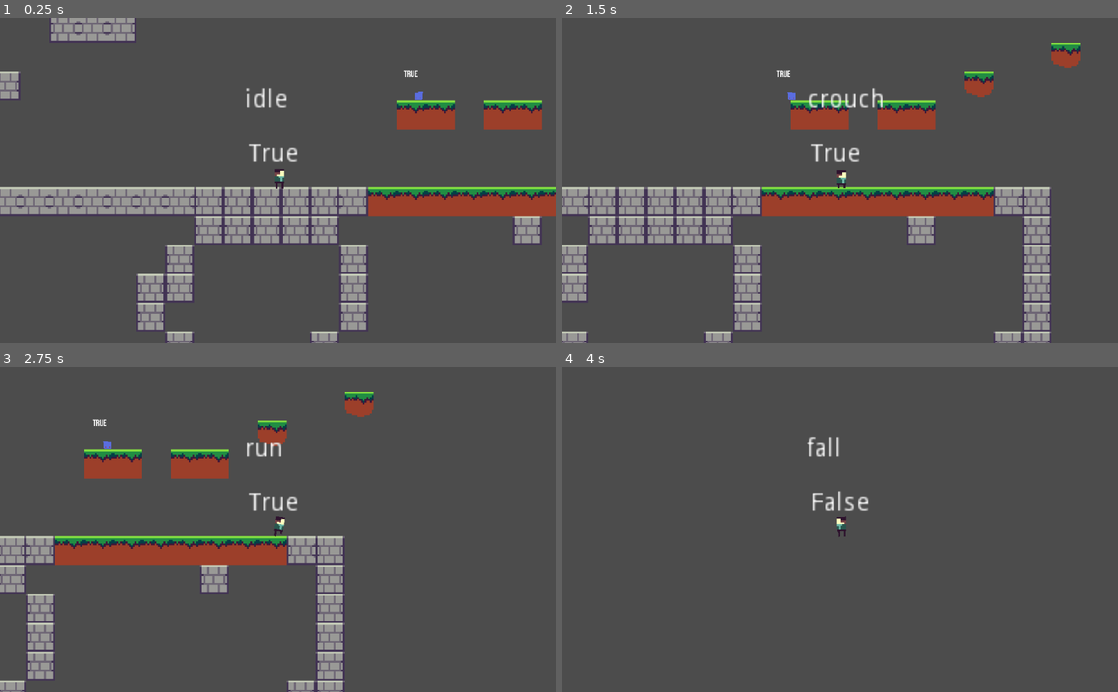
Above: before the commit, frames 1-4 (two rows, left to right).
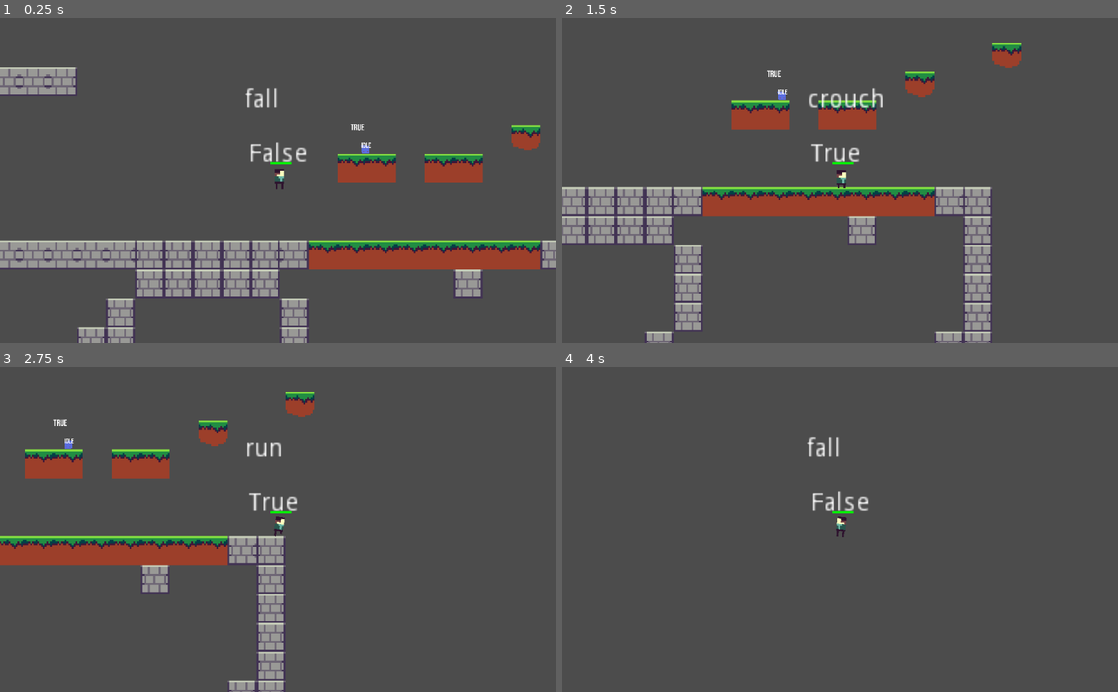
Above: after the commit, the same moments.

Repository: moothodical/platformer
Game: Godot game, scene res://Scenes/World.tscn
Two runs of this game, one before a commit and one after it. Both use one fixed random seed, a clock stepped at 60 frames per second and the inputs below.
Inputs:
- Up to frame 1 (0.25 s): no input
- Up to frame 2 (1.5 s): hold Right (move_right) 0.53-1.28 s; tap Z (jump) at 0.77 s; hold Down (down) from 1.28 s (still down)
- Up to frame 3 (2.75 s): tap Z (jump) at 1.52 s; release Down (down) at 2.03 s; hold Right (move_right) from 2.03 s (still down)
- Up to frame 4 (4 s): tap Z (jump) at 3.02, 3.77 s; release Right (move_right) at 3.53 s; hold Left (move_left) from 3.53 s (still down)

The runs differ from the first frame. In frame 1, 33% of the frame differs, in the area x 0-100%, y 0-100%; in frame 2, 19%; in frame 3, 15%; in frame 4, less than 0.1%.

Commit message:
did lots of things
enemy stuff

added health bar to palyer

Diff:
--- a/Scenes/Blob.tscn
+++ b/Scenes/Blob.tscn
@@ -1,18 +1,55 @@
-[gd_scene load_steps=7 format=2]
+[gd_scene load_steps=10 format=2]
 
 [ext_resource path="res://Art/blob.png" type="Texture" id=1]
 [ext_resource path="res://Scripts/BlobFSM.gd" type="Script" id=2]
 [ext_resource path="res://Scripts/Blob.gd" type="Script" id=3]
 [ext_resource path="res://Fonts/BebasNeue-Regular.otf" type="DynamicFontData" id=4]
 
+[sub_resource type="Animation" id=5]
+resource_name = "attack"
+length = 0.3
+step = 0.05
+tracks/0/type = "value"
+tracks/0/path = NodePath("Sprite:scale")
+tracks/0/interp = 1
+tracks/0/loop_wrap = true
+tracks/0/imported = false
+tracks/0/enabled = true
+tracks/0/keys = {
+"times": PoolRealArray( 0, 0.15, 0.2, 0.3 ),
+"transitions": PoolRealArray( 1, 1, 1, 1 ),
+"update": 0,
+"values": [ Vector2( -3.5, 4.001 ), Vector2( -3.5, 2.601 ), Vector2( -3.5, 1.961 ), Vector2( -3.5, 4 ) ]
+}
+tracks/1/type = "value"
+tracks/1/path = NodePath("Sprite:position")
+tracks/1/interp = 1
+tracks/1/loop_wrap = true
+tracks/1/imported = false
+tracks/1/enabled = true
+tracks/1/keys = {
+"times": PoolRealArray( 0 ),
+"transitions": PoolRealArray( 1 ),
+"update": 0,
+"values": [ Vector2( 0, 0 ) ]
+}
+
+[sub_resource type="CircleShape2D" id=4]
+radius = 22.7216
+
 [sub_resource type="RectangleShape2D" id=1]
-extents = Vector2( 6.15029, 5.25525 )
+extents = Vector2( 7.6374, 5.54478 )
 
 [sub_resource type="DynamicFont" id=2]
 size = 50
 font_data = ExtResource( 4 )
 
+[sub_resource type="DynamicFont" id=3]
+size = 40
+font_data = ExtResource( 4 )
+
 [node name="Blob" type="KinematicBody2D"]
+scale = Vector2( 1, 1.02125 )
 collision_layer = 16
 collision_mask = 5
 script = ExtResource( 3 )
@@ -20,6 +57,7 @@
 [node name="Rig" type="Node2D" parent="."]
 
 [node name="AnimationPlayer" type="AnimationPlayer" parent="Rig"]
+anims/attack = SubResource( 5 )
 
 [node name="Sprite" type="Sprite" parent="Rig"]
 scale = Vector2( -3.5, 4.001 )
@@ -30,6 +68,15 @@
 scale = Vector2( 1, 3 )
 enabled = true
 
+[node name="AttackArea" type="Area2D" parent="."]
+scale = Vector2( -0.217053, 0.759885 )
+collision_layer = 16
+
+[node name="CollisionShape2D" type="CollisionShape2D" parent="AttackArea"]
+position = Vector2( 0, 18 )
+scale = Vector2( 10.7407, 2.8573 )
+shape = SubResource( 4 )
+
 [node name="CollisionShape2D" type="CollisionShape2D" parent="."]
 position = Vector2( -0.529739, 17.4811 )
 scale = Vector2( 3.32, 3.32 )
@@ -39,6 +86,7 @@
 script = ExtResource( 2 )
 
 [node name="GroundedRaycast" type="RayCast2D" parent="."]
+scale = Vector2( 1, 0.751 )
 enabled = true
 collision_mask = 4
 
@@ -52,3 +100,14 @@
 __meta__ = {
 "_edit_use_anchors_": false
 }
+
+[node name="StateLabel" type="Label" parent="."]
+margin_left = -21.719
+margin_top = -34.4325
+margin_right = 18.281
+margin_bottom = -20.4325
+custom_fonts/font = SubResource( 3 )
+__meta__ = {
+"_edit_use_anchors_": false
+}
+[connection signal="body_entered" from="AttackArea" to="." method="_on_AttackArea_body_entered"]
--- /dev/null
+++ b/Scenes/HealthBar.gd
@@ -0,0 +1,16 @@
+extends Control
+
+onready var health_bar = $HealthBar
+
+func update_health(health):
+	health_bar.value = health
+	if health >= 70:
+		pass
+		health_bar.tint_progress = Color(0, 255, 0, 255)
+	elif health >= 30 && health < 70:
+		health_bar.tint_progress = Color(255, 255, 0, 255)
+	else:
+		health_bar.tint_progress = Color(255, 0, 0, 255)
+
+func _on_max_health_updated(max_health):
+	health_bar.max_value = max_health
--- /dev/null
+++ b/Scenes/HealthBar.tscn
@@ -0,0 +1,24 @@
+[gd_scene load_steps=4 format=2]
+
+[ext_resource path="res://Art/healthbar_progress.png" type="Texture" id=1]
+[ext_resource path="res://Art/healthbar_back.png" type="Texture" id=2]
+[ext_resource path="res://Scenes/HealthBar.gd" type="Script" id=3]
+
+[node name="HealthBar" type="Control"]
+script = ExtResource( 3 )
+__meta__ = {
+"_edit_use_anchors_": false
+}
+
+[node name="HealthBar" type="TextureProgress" parent="."]
+margin_right = 40.0
+margin_bottom = 40.0
+rect_scale = Vector2( 1.40718, 1.08 )
+value = 50.0
+texture_under = ExtResource( 2 )
+texture_progress = ExtResource( 1 )
+tint_under = Color( 1, 1, 1, 0.596078 )
+tint_progress = Color( 1, 1, 0, 1 )
+__meta__ = {
+"_edit_use_anchors_": false
+}
--- a/Scenes/Player.tscn
+++ b/Scenes/Player.tscn
@@ -1,13 +1,19 @@
-[gd_scene load_steps=5 format=2]
+[gd_scene load_steps=7 format=2]
 
 [ext_resource path="res://Scenes/CharacterRig.tscn" type="PackedScene" id=1]
 [ext_resource path="res://Scripts/Player.gd" type="Script" id=2]
 [ext_resource path="res://Scripts/PlayerFSM.gd" type="Script" id=3]
+[ext_resource path="res://Scenes/HealthBar.tscn" type="PackedScene" id=4]
 
 [sub_resource type="RectangleShape2D" id=1]
 extents = Vector2( 2.10114, 3.75206 )
 
+[sub_resource type="CapsuleShape2D" id=2]
+radius = 3.25133
+height = 6.88976
+
 [node name="Player" type="KinematicBody2D"]
+collision_mask = 16
 script = ExtResource( 2 )
 
 [node name="CharacterRig" parent="." instance=ExtResource( 1 )]
@@ -77,3 +83,18 @@
 scale = Vector2( 0.1, 0.07 )
 enabled = true
 collision_mask = 4
+
+[node name="CollisionArea" type="Area2D" parent="."]
+scale = Vector2( 1.00785, 0.946321 )
+
+[node name="CollisionShape2D" type="CollisionShape2D" parent="CollisionArea"]
+position = Vector2( 0, 1.48819 )
+shape = SubResource( 2 )
+
+[node name="HealthBar" parent="." instance=ExtResource( 4 )]
+margin_left = -5.25593
+margin_top = -7.75876
+margin_right = -5.25593
+margin_bottom = -7.75876
+rect_scale = Vector2( 0.52, 0.56 )
+[connection signal="body_entered" from="CollisionArea" to="." method="_on_CollisionArea_body_entered"]
--- a/Scenes/World.tscn
+++ b/Scenes/World.tscn
@@ -138,7 +138,7 @@
 tile_data = PoolIntArray( 524311, 0, 0, 589847, 0, 0, 655379, 0, 0, 655383, 0, 0, 720915, 0, 0, 786451, 0, 0, 786455, 0 …(2495 unchanged characters)…
 
 [node name="Player" parent="." instance=ExtResource( 1 )]
-position = Vector2( 687.031, 294.316 )
+position = Vector2( 719.735, 259.61 )
 
 [node name="Camera2D" type="Camera2D" parent="Player"]
 position = Vector2( -0.77179, 2.27075 )
--- a/Scripts/Blob.gd
+++ b/Scripts/Blob.gd
@@ -2,19 +2,24 @@
 
 onready var sprite = $Rig/Sprite
 onready var rig = $Rig
+onready var anim = $Rig/AnimationPlayer
 
 const UP = Vector2(0, -1)
+const JUMP_VEL = -50
 var velocity = Vector2(10, 0)
-var gravity = 850
+var gravity = 500
 var is_grounded
 var move_dir
 
 # Called when the node enters the scene tree for the first time.
 func _ready():
-	pass # Replace with function body.
+	add_to_group("Enemy")
 
 func check_is_grounded():
 	return true if $GroundedRaycast.is_colliding() else false
+
+func check_sees_player():
+	return true if $Rig/ForwardRaycast.is_colliding() else false
 
 # Moves back and forth between platform
 func apply_movement():
@@ -34,3 +39,8 @@
 		rig.scale.x = 1
 	else:
 		rig.scale.x = -1
+
+func _attack_player():
+	velocity.y = JUMP_VEL
+	anim.play("attack")
+	anim.stop()
--- a/Scripts/BlobFSM.gd
+++ b/Scripts/BlobFSM.gd
@@ -2,27 +2,30 @@
 
 func _ready():
 	add_state("idle")
-	add_state("follow")
 	add_state("attack")
 	call_deferred("set_state", states.idle)
 	pass
 
 func _state_logic(delta):
+	parent.apply_movement()
 	parent.apply_gravity(delta)
-	parent.apply_movement()
 
 func _get_transition(delta):
 	match state:
 		states.idle:
 			pass
-		states.follow:
-			pass
+			#if parent.check_sees_player():
+				#return states.attack
 		states.attack:
+			parent._attack_player()
+			if !parent.check_sees_player():
+				return states.idle
 			pass
 	return null
 
 # setting anim, tween, timers, etc
 func _enter_state(new_state, old_state):
+	get_parent().get_node("StateLabel").text = states.keys()[state]
 	pass
 
 func _exit_state(old_state, new_state):
--- a/Scripts/Player.gd
+++ b/Scripts/Player.gd
@@ -1,7 +1,10 @@
 extends KinematicBody2D
+
+signal player_hit
 
 onready var left_wall_raycasts = $WallRaycasts/LeftWallRaycasts
 onready var right_wall_raycasts = $WallRaycasts/RightWallRaycasts
+onready var health_bar = $HealthBar
 
 const UP = Vector2(0, -1)
 const MAX_JUMP_VEL = -250
@@ -10,6 +13,8 @@
 const WALL_JUMP_VEL = Vector2(MAX_SPEED, -300)
 const SUPER_JUMP_VEL = -350
 
+var start_health = 100
+var current_health
 var velocity = Vector2()
 var move_speed = 100
 var gravity = 850
@@ -17,6 +22,12 @@
 var is_crouching
 var wall_direction = 1
 var move_dir
+var enemies = {"Blob": 10}
+
+func _ready():
+	health_bar.update_health(start_health)
+	current_health = start_health
+	pass
 
 func _cap_gravity_wall_slide():
 	var max_velocity = 16 if !Input.is_action_pressed("ui_down") else 6 * 16
@@ -75,3 +86,15 @@
 			#if dot > PI * 0.35 && dot < PI * 0.55:
 			return true
 	return false
+
+func update_health(damage):
+	current_health -= damage
+	health_bar.update_health(current_health)
+
+func player_hit(damage):
+	print("damage is: ", damage)
+	update_health(damage)
+
+func _on_CollisionArea_body_entered(body):
+	if body.is_in_group("Enemy"):
+		player_hit(enemies.get(body.name))
--- a/Scripts/PlayerFSM.gd
+++ b/Scripts/PlayerFSM.gd
@@ -9,6 +9,7 @@
 	add_state("wall_slide")
 	add_state("crouch")
 	add_state("super_jump")
+	add_state("dead")
 	call_deferred("set_state", states.idle)
 
 func _input(event):
@@ -19,7 +20,6 @@
 			parent.wall_jump()
 			set_state(states.jump)
 	elif state == states.crouch:
-		print("entered if crouch")
 		if event.is_action_released("down"):
 			set_state(states.idle)
 		elif event.is_action_pressed("jump"):
@@ -86,7 +86,8 @@
 		states.super_jump:
 			if parent.check_is_grounded():
 				return states.idle
-
+		states.dead:
+			pass
 	return null
 
 # setting anim, tween, timers, etc
@@ -103,6 +104,7 @@
 		states.fall:
 			anim.play("fall")
 		states.crouch:
+			parent.is_crouching = true
 			anim.play("crouch_down")
 
 func _exit_state(old_state, new_state):
@@ -111,4 +113,5 @@
 	elif new_state != states.idle:
 		anim.stop(true)
 	elif old_state == states.crouch:
+		parent.is_crouching = true
 		anim.play("crouch_up")
Binary file added: Art/healthbar_back.aseprite
Binary file added: Art/healthbar_back.png
Not shown, added: Art/healthbar_back.png.import
Binary file added: Art/healthbar_progress.aseprite
Binary file added: Art/healthbar_progress.png
Not shown, added: Art/healthbar_progress.png.import
